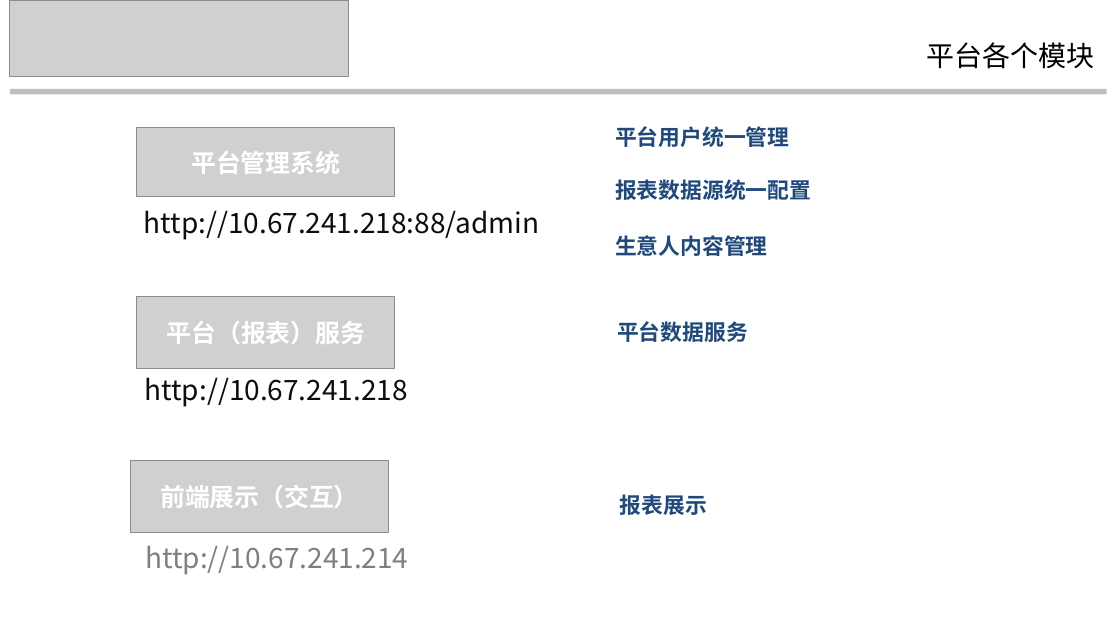
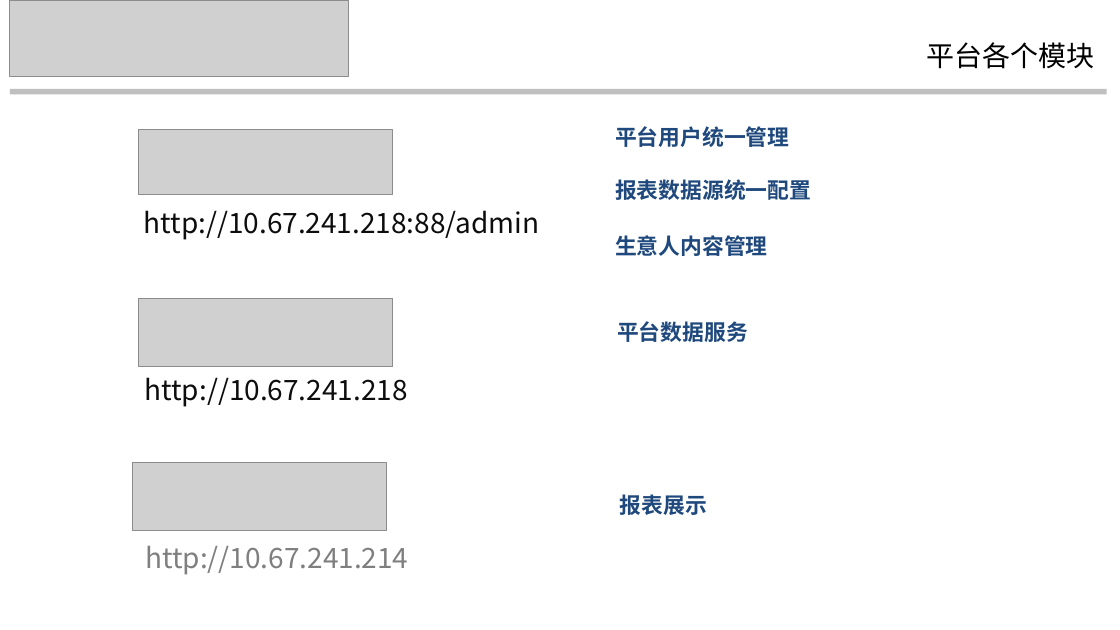
Before and after one commit to Intfocushzl/portal-parent, a slide deck: slide 3 of doc/操作手册/数据化运营平台操作说明.ppt. Drawn at 1120x630 pixels with LibreOffice and Linux fonts; fonts in the diff are those of the drawing; grey boxes stand for pictures; background and template pictures are left out. Boxes give left, top, right and bottom in pixels: in the first picture for what was removed or moved away, otherwise in the second. Text is boxed around its words. In the diff, an @@ line names an element or a change of style, - is before the commit and + after.

```diff
--- a/doc/操作手册/数据化运营平台操作说明.ppt
+++ b/doc/操作手册/数据化运营平台操作说明.ppt
@@ text removed at (191, 151, 340, 174) @@
-平台管理系统
@@ picture: place and size @@
-picture at (137, 297, 395, 370)
+picture at (139, 298, 393, 366)
@@ text removed at (167, 321, 365, 344) @@
-平台（报表）服务
@@ text removed at (160, 485, 358, 508) @@
-前端展示（交互）
```
Also in this commit, not shown: 2 other slides changed, 1 other file.
